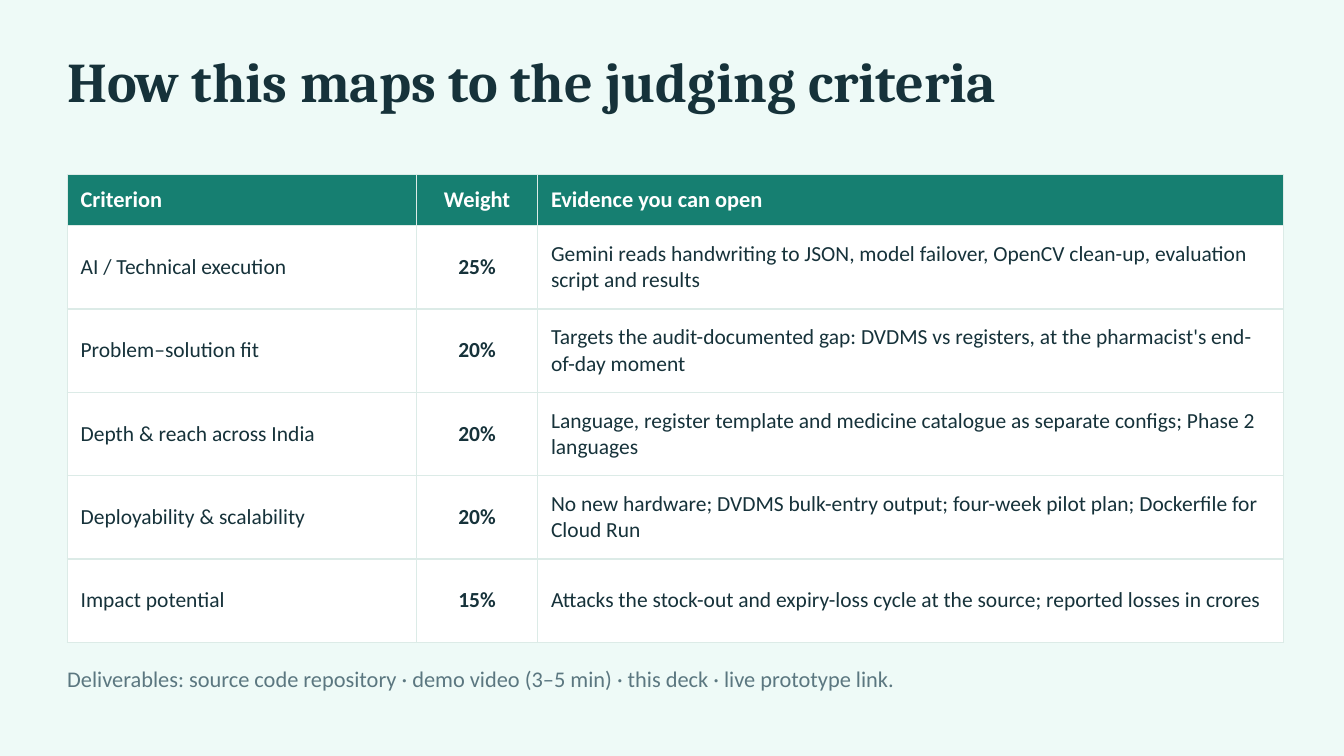
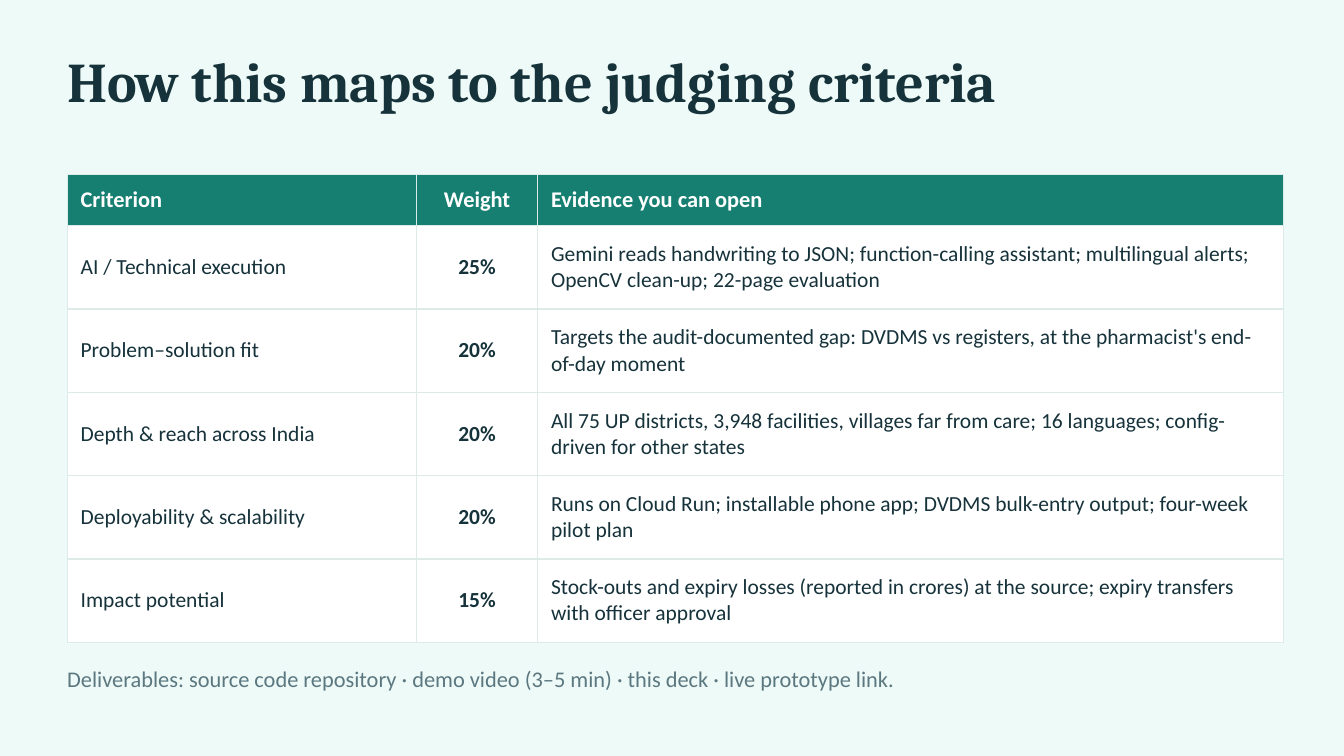
Before and after one commit to maurya-aryan/register-lens, a slide deck: slide 11 of docs/deck/Register-Lens-pitch-deck.pptx. Drawn at 1344x756 pixels with LibreOffice and Linux fonts; fonts in the diff are those of the drawing. Boxes give left, top, right and bottom in pixels: in the first picture for what was removed or moved away, otherwise in the second. Text is boxed around its words. In the diff, an @@ line names an element or a change of style, - is before the commit and + after.

```diff
--- a/docs/deck/Register-Lens-pitch-deck.pptx
+++ b/docs/deck/Register-Lens-pitch-deck.pptx
@@ table at (67,175,1284,628) @@
-row 2, column 3: Gemini reads handwriting to JSON, model failover, OpenCV clean-up, evaluation script and results
+row 2, column 3: Gemini reads handwriting to JSON; function-calling assistant; multilingual alerts; OpenCV clean-up; 22-page evaluation
-row 4, column 3: Language, register template and medicine catalogue as separate configs; Phase 2 languages
+row 4, column 3: All 75 UP districts, 3,948 facilities, villages far from care; 16 languages; config-driven for other states
-row 5, column 3: No new hardware; DVDMS bulk-entry output; four-week pilot plan; Dockerfile for Cloud Run
+row 5, column 3: Runs on Cloud Run; installable phone app; DVDMS bulk-entry output; four-week pilot plan
-row 6, column 3: Attacks the stock-out and expiry-loss cycle at the source; reported losses in crores
+row 6, column 3: Stock-outs and expiry losses (reported in crores) at the source; expiry transfers with officer approval
```
Also in this commit, not shown: 2 other slides changed, 2 slides added, 2 slides removed, 20 other files.
